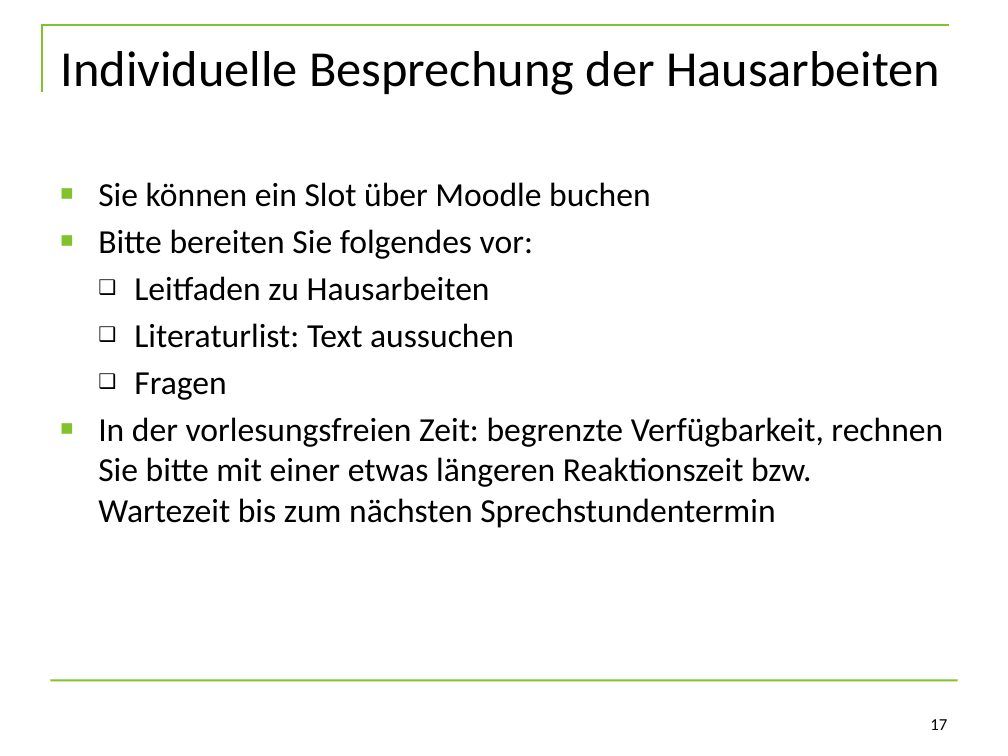
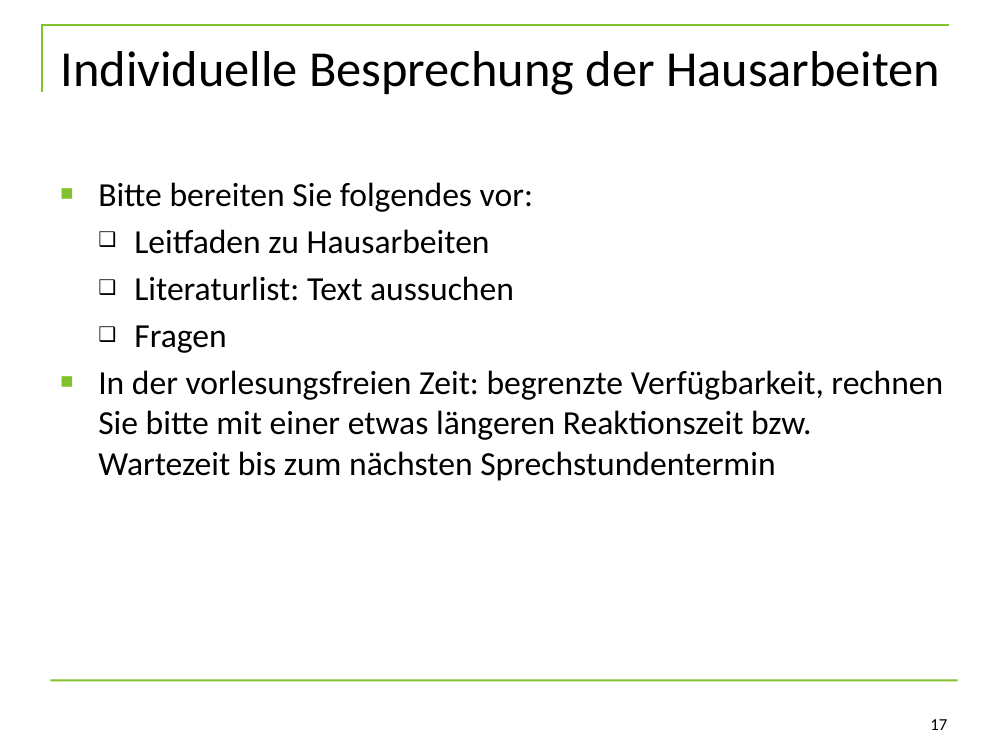
Before and after one commit to jobschepens/textanalyse22, a slide deck: slide 17 of folien/13_Textanalyse_Text2_Besprechung.pptx. Drawn at 1008x756 pixels with LibreOffice and Linux fonts; fonts in the diff are those of the drawing; background and template pictures are left out. Boxes give left, top, right and bottom in pixels: in the first picture for what was removed or moved away, otherwise in the second. Text is boxed around its words. In the diff, an @@ line names an element or a change of style, - is before the commit and + after.

```diff
--- a/folien/13_Textanalyse_Text2_Besprechung.pptx
+++ b/folien/13_Textanalyse_Text2_Besprechung.pptx
@@ text at box(98, 182, 650, 207): paragraph removed @@
-■ Sie können ein Slot über Moodle buchen
```
Also in this commit, not shown: 2 other slides changed, 1 other file.
